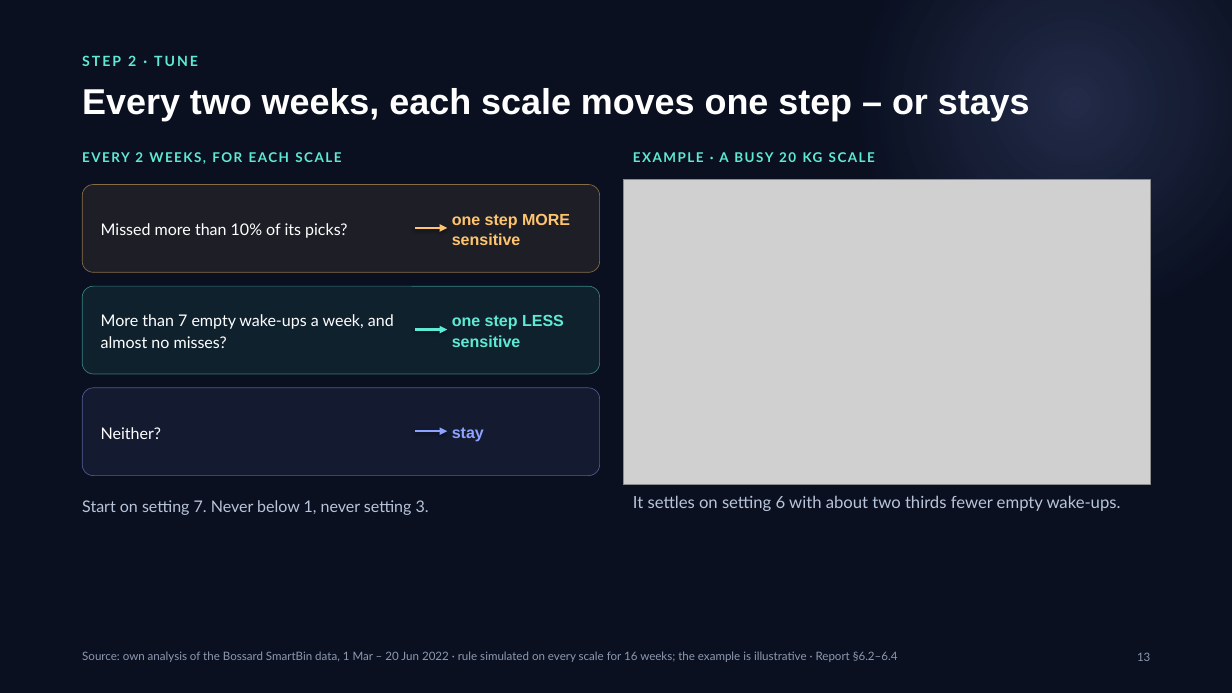
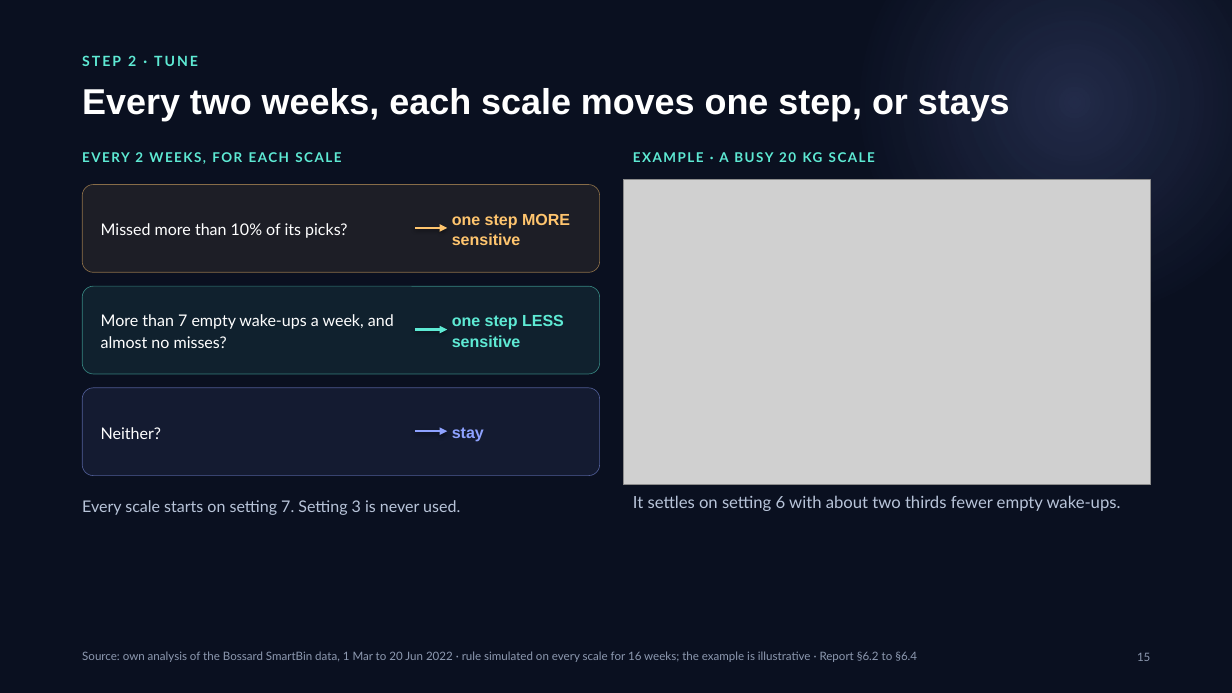
Before and after one commit to erenalpckroglu/smartbin-sensor-optimization, a slide deck: slide 15 of presentation/SmartBin – CTO presentation.pptx (slide 13 before the commit). Drawn at 1232x693 pixels with LibreOffice and Linux fonts; fonts in the diff are those of the drawing; grey boxes stand for pictures. Boxes give left, top, right and bottom in pixels: in the first picture for what was removed or moved away, otherwise in the second. Text is boxed around its words. In the diff, an @@ line names an element or a change of style, - is before the commit and + after.

```diff
--- a/presentation/SmartBin – CTO presentation.pptx
+++ b/presentation/SmartBin – CTO presentation.pptx
@@ text at [190,90,1010,121]: text changed @@
-Every two weeks, each scale moves one step – or stays
+Every two weeks, each scale moves one step, or stays
@@ text at [82,500,460,515]: text changed @@
-Start on setting 7. Never below 1, never setting 3.
+Every scale starts on setting 7. Setting 3 is never used.
@@ text at [82,651,917,662]: text changed @@
-Source: own analysis of the Bossard SmartBin data, 1 Mar – 20 Jun 2022 · rule simulated on every scale for 16 weeks; the example is illustrative · Report §6.2–6.4
+Source: own analysis of the Bossard SmartBin data, 1 Mar to 20 Jun 2022 · rule simulated on every scale for 16 weeks; the example is illustrative · Report §6.2 to §6.4
@@ text at [1137,653,1150,661]: text changed @@
-13
+15
```
Also in this commit, not shown: 21 other slides changed, 2 slides added, 24 other files.
